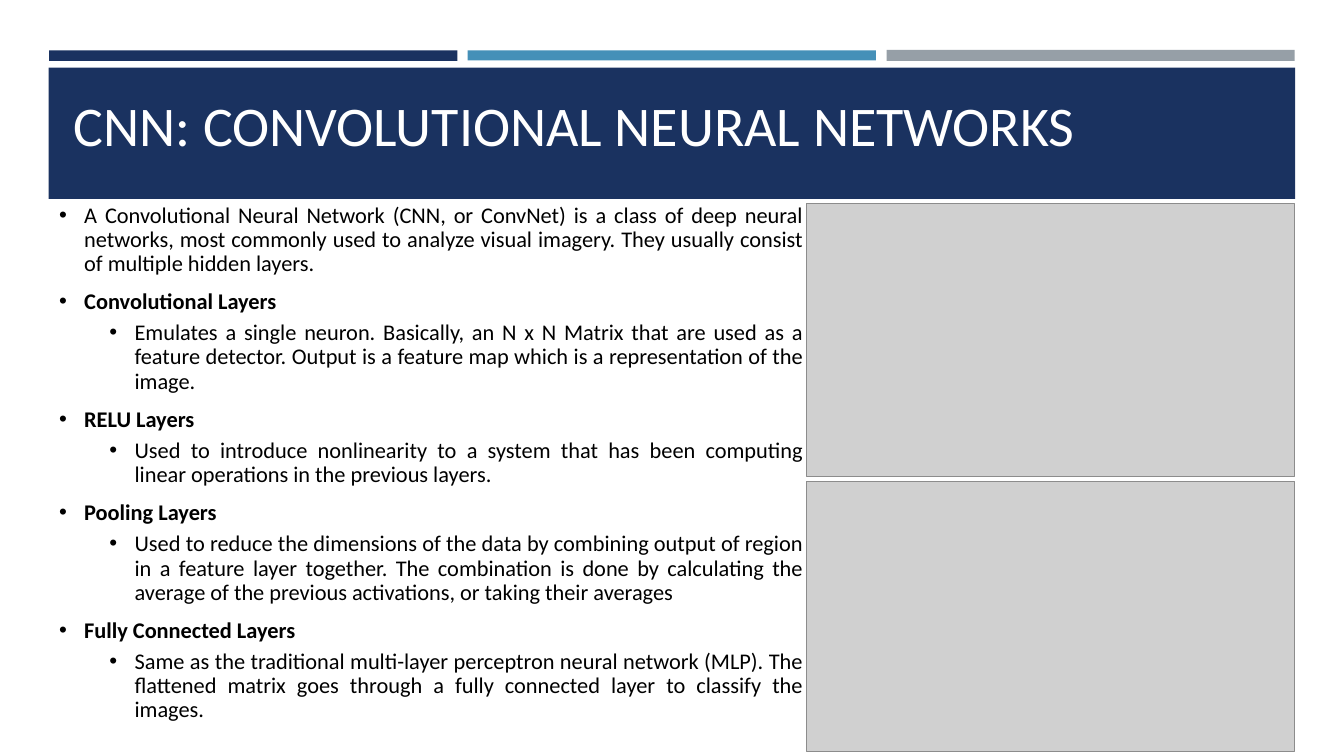
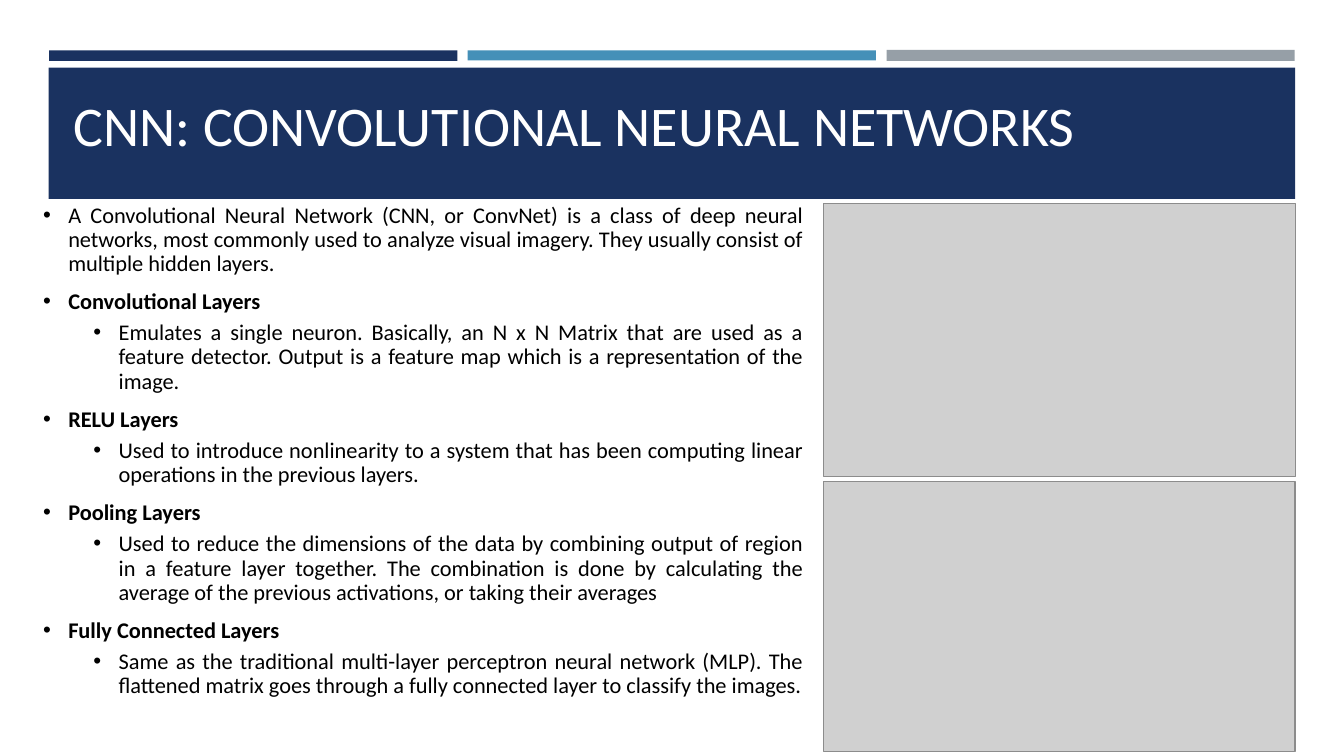
Before and after one commit to Experiment5X/IntelligentSystemsResearchPaper, a slide deck: slide 3 of DARTs and ProxylessNAS Presentation.pptx (slide 4 before the commit). Drawn at 1344x756 pixels with LibreOffice and Linux fonts; fonts in the diff are those of the drawing; grey boxes stand for pictures. Boxes give left, top, right and bottom in pixels: in the first picture for what was removed or moved away, otherwise in the second. Text is boxed around its words. In the diff, an @@ line names an element or a change of style, - is before the commit and + after.

```diff
--- a/DARTs and ProxylessNAS Presentation.pptx
+++ b/DARTs and ProxylessNAS Presentation.pptx
@@ text "A Convolutional Neural Network (CNN, ...": place and size @@
-text "A Convolutional Neural Network (CNN, ..." at <box>84,207,803,721</box>
+text "A Convolutional Neural Network (CNN, ..." at <box>68,207,803,697</box>
@@ text "A Convolutional Neural Network (CNN, ..." at <box>68,207,803,697</box>: less space between paragraphs @@
@@ picture: place and size @@
-picture at <box>808,204,1296,476</box>
+picture at <box>824,204,1296,476</box>
@@ picture: place and size @@
-picture at <box>808,482,1296,752</box>
+picture at <box>824,482,1296,752</box>
```
Also in this commit, not shown: 10 other slides changed, 2 slides added, 5 slides removed, 3 other files.
